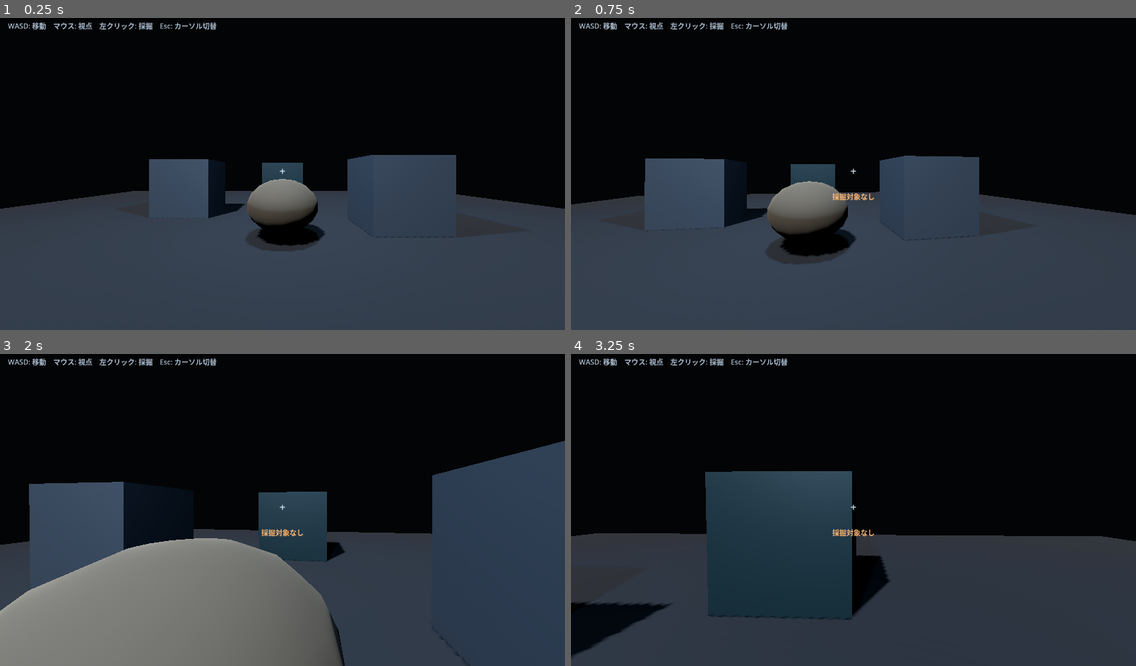
Above: before the commit, frames 1-4 (two rows, left to right).
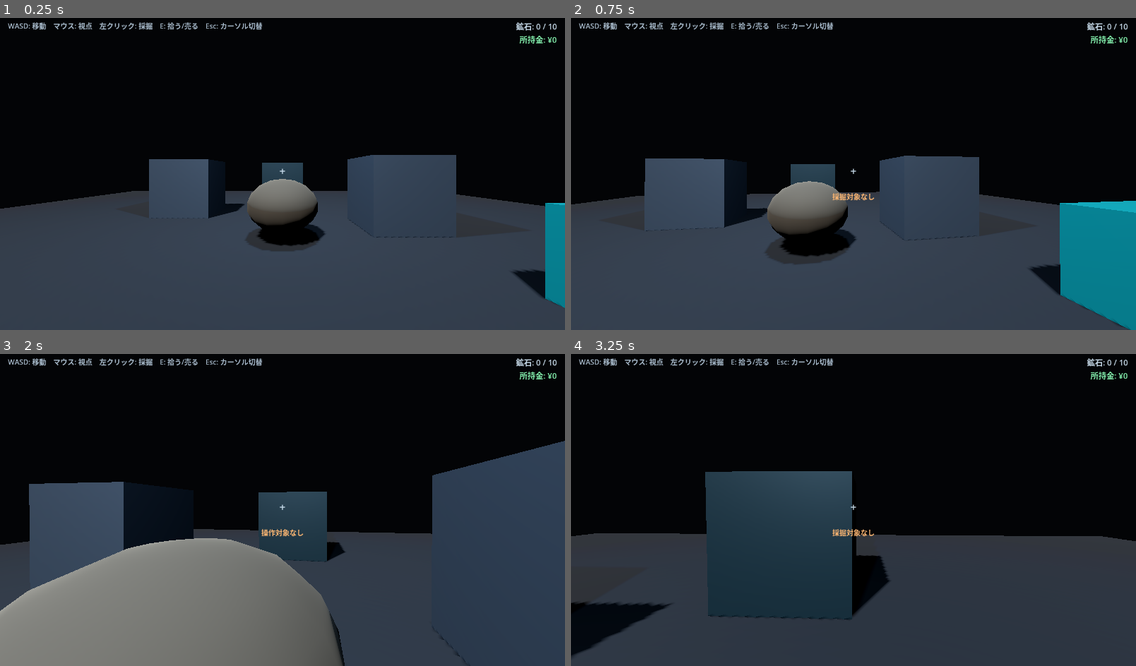
Above: after the commit, the same moments.

Repository: EliteMay/deep-factory
Game: Godot game, scene res://scenes/main/main.tscn
The game is run twice, just before and just after one commit, with the same random seed, the same clock (stepped at 60 frames per second) and the same inputs.
Inputs (mouse positions are in pixels of both pictures, inside the frame that each line leads up to):
- Up to frame 1 (0.25 s): no input
- Up to frame 2 (0.75 s): tap Enter at 0.5 s; move the mouse to (881, 170) at 0.52 s; hold W (move_forward) from 0.53 s (still down); hold E (interact, bound only after the commit) from 0.53 s (still down); click (881, 170) at 0.67 s
- Up to frame 3 (2 s): keep holding W (move_forward); move the mouse to (254, 510) at 1.27 s; release E (interact, bound only after the commit) at 1.28 s; click (254, 510) at 1.35 s; tap E (interact, bound only after the commit) at 1.55 s
- Up to frame 4 (3.25 s): keep holding W (move_forward); tap Space at 2 s; move the mouse to (864, 500) at 2.02 s; hold E (interact, bound only after the commit) 2.03-2.78 s; click (864, 500) at 2.17 s; move the mouse to (847, 513) at 2.77 s; tap E (interact, bound only after the commit) at 2.85 s; click (847, 513) at 2.92 s

The runs differ from the first frame. In frame 1, 1.8% of the frame differs, in the area x 29-100%, y 1-93%; in frame 2, 5.5%, in the area x 29-100%, y 1-100%; in frame 3, 0.4%; in frame 4, 0.4%.

Commit message:
feat: add Phase 3 inventory and selling loop
* feat: add sell_station.gd for selling loop

* feat: add sell_station.tscn for selling loop

* feat: make dropped ore collectible

* feat: bind E interaction action

* feat: add inventory pickup interaction and selling state

* feat: show inventory money and shared interaction feedback

* feat: add sell station and inventory money HUD

* docs: complete Phase 2 and define Phase 3 playtest gate

* docs: update progress for inventory and selling prototype

* fix: correct sell station scene load step count

* docs: keep verification evidence outside task steps

Diff:
--- a/scenes/main/main.tscn
+++ b/scenes/main/main.tscn
@@ -1,8 +1,9 @@
-[gd_scene load_steps=12 format=3]
+[gd_scene load_steps=13 format=3]
 
 [ext_resource type="PackedScene" path="res://scenes/player/player.tscn" id="1_player"]
 [ext_resource type="Script" path="res://scripts/main/main_controller.gd" id="2_main"]
 [ext_resource type="PackedScene" path="res://scenes/resources/mineable_rock.tscn" id="3_rock"]
+[ext_resource type="PackedScene" path="res://scenes/world/sell_station.tscn" id="4_sell"]
 
 [sub_resource type="Environment" id="Environment_main"]
 background_mode = 1
@@ -94,6 +95,9 @@
 [node name="MiningRock" parent="." instance=ExtResource("3_rock")]
 position = Vector3(0, 0, 0)
 
+[node name="SellStation" parent="." instance=ExtResource("4_sell")]
+position = Vector3(4.2, 0, 3.0)
+
 [node name="Player" parent="." instance=ExtResource("1_player")]
 position = Vector3(0, 0.05, 5)
 
@@ -115,7 +119,7 @@
 horizontal_alignment = 1
 vertical_alignment = 1
 
-[node name="MiningFeedback" type="Label" parent="HUD"]
+[node name="Feedback" type="Label" parent="HUD"]
 visible = false
 anchors_preset = 8
 anchor_left = 0.5
@@ -131,11 +135,37 @@
 horizontal_alignment = 1
 vertical_alignment = 1
 
+[node name="Inventory" type="Label" parent="HUD"]
+anchors_preset = 1
+anchor_left = 1.0
+anchor_right = 1.0
+offset_left = -250.0
+offset_top = 18.0
+offset_right = -18.0
+offset_bottom = 46.0
+theme_override_colors/font_color = Color(0.82, 0.9, 0.96, 0.95)
+theme_override_font_sizes/font_size = 18
+text = "鉱石: 0 / 10"
+horizontal_alignment = 2
+
+[node name="Money" type="Label" parent="HUD"]
+anchors_preset = 1
+anchor_left = 1.0
+anchor_right = 1.0
+offset_left = -250.0
+offset_top = 48.0
+offset_right = -18.0
+offset_bottom = 76.0
+theme_override_colors/font_color = Color(0.55, 1, 0.72, 0.95)
+theme_override_font_sizes/font_size = 18
+text = "所持金: ¥0"
+horizontal_alignment = 2
+
 [node name="Controls" type="Label" parent="HUD"]
 offset_left = 18.0
 offset_top = 18.0
-offset_right = 560.0
+offset_right = 700.0
 offset_bottom = 54.0
 theme_override_colors/font_color = Color(0.72, 0.8, 0.87, 0.92)
 theme_override_font_sizes/font_size = 16
-text = "WASD: 移動　マウス: 視点　左クリック: 採掘　Esc: カーソル切替"
+text = "WASD: 移動　マウス: 視点　左クリック: 採掘　E: 拾う/売る　Esc: カーソル切替"
--- /dev/null
+++ b/scenes/world/sell_station.tscn
@@ -0,0 +1,35 @@
+[gd_scene load_steps=5 format=3]
+
+[ext_resource type="Script" path="res://scripts/world/sell_station.gd" id="1_sell"]
+
+[sub_resource type="StandardMaterial3D" id="Material_sell"]
+albedo_color = Color(0.08, 0.42, 0.44, 1)
+emission_enabled = true
+emission = Color(0.02, 0.16, 0.17, 1)
+metallic = 0.25
+roughness = 0.42
+
+[sub_resource type="BoxMesh" id="BoxMesh_sell"]
+material = SubResource("Material_sell")
+size = Vector3(1.8, 1.2, 1.2)
+
+[sub_resource type="BoxShape3D" id="BoxShape_sell"]
+size = Vector3(1.8, 1.2, 1.2)
+
+[node name="SellStation" type="StaticBody3D"]
+script = ExtResource("1_sell")
+
+[node name="MeshInstance3D" type="MeshInstance3D" parent="."]
+position = Vector3(0, 0.6, 0)
+mesh = SubResource("BoxMesh_sell")
+
+[node name="CollisionShape3D" type="CollisionShape3D" parent="."]
+position = Vector3(0, 0.6, 0)
+shape = SubResource("BoxShape_sell")
+
+[node name="Label3D" type="Label3D" parent="."]
+position = Vector3(0, 1.45, 0)
+text = "SELL"
+font_size = 48
+outline_size = 8
+billboard = 1
--- a/scripts/main/main_controller.gd
+++ b/scripts/main/main_controller.gd
@@ -1,30 +1,48 @@
 extends Node3D
 
 @onready var player: CharacterBody3D = $Player
-@onready var mining_feedback: Label = $HUD/MiningFeedback
+@onready var feedback: Label = $HUD/Feedback
+@onready var inventory_label: Label = $HUD/Inventory
+@onready var money_label: Label = $HUD/Money
 
 var _feedback_token: int = 0
 
 
 func _ready() -> void:
 	if player.has_signal("mining_feedback"):
-		player.connect("mining_feedback", Callable(self, "_on_mining_feedback"))
+		player.connect("mining_feedback", Callable(self, "_on_feedback"))
+	if player.has_signal("interaction_feedback"):
+		player.connect("interaction_feedback", Callable(self, "_on_feedback"))
+	if player.has_signal("inventory_changed"):
+		player.connect("inventory_changed", Callable(self, "_on_inventory_changed"))
 
-	mining_feedback.visible = false
+	feedback.visible = false
+
+	if player.has_method("inventory_count"):
+		_on_inventory_changed(
+			int(player.call("inventory_count")),
+			int(player.get("inventory_capacity")),
+			int(player.get("money"))
+		)
 
 
-func _on_mining_feedback(message: String, success: bool) -> void:
+func _on_feedback(message: String, success: bool) -> void:
 	_feedback_token += 1
 	var token := _feedback_token
 
-	mining_feedback.text = message
-	mining_feedback.modulate = (
+	feedback.text = message
+	feedback.modulate = (
 		Color(0.55, 1.0, 0.72, 1.0)
 		if success
 		else Color(1.0, 0.72, 0.45, 1.0)
 	)
-	mining_feedback.visible = true
+	feedback.visible = true
 
 	await get_tree().create_timer(1.2).timeout
 	if token == _feedback_token:
-		mining_feedback.visible = false
+		feedback.visible = false
+
+
+func _on_inventory_changed(current_count: int, capacity: int, money: int) -> void:
+	inventory_label.text = "鉱石: %d / %d" % [current_count, capacity]
+	money_label.text = "所持金: ¥%d" % money
--- a/scripts/player/player_controller.gd
+++ b/scripts/player/player_controller.gd
@@ -1,6 +1,8 @@
 extends CharacterBody3D
 
 signal mining_feedback(message: String, success: bool)
+signal interaction_feedback(message: String, success: bool)
+signal inventory_changed(current_count: int, capacity: int, money: int)
 
 @export_category("Movement")
 @export var move_speed: float = 5.0
@@ -15,15 +17,23 @@
 @export var mining_damage: float = 1.0
 @export_range(0.05, 2.0, 0.05) var mining_cooldown: float = 0.45
 
+@export_category("Inventory")
+@export_range(1, 999, 1) var inventory_capacity: int = 10
+
 @onready var camera_pivot: Node3D = $CameraPivot
 @onready var interaction_ray: RayCast3D = $CameraPivot/Camera3D/InteractionRay
 
 var gravity: float = ProjectSettings.get_setting("physics/3d/default_gravity")
 var mining_cooldown_remaining: float = 0.0
+var ore_counts: Dictionary = {}
+var ore_values: Dictionary = {}
+var ore_names: Dictionary = {}
+var money: int = 0
 
 
 func _ready() -> void:
 	Input.mouse_mode = Input.MOUSE_MODE_CAPTURED
+	_emit_inventory_changed()
 
 
 func _unhandled_input(event: InputEvent) -> void:
@@ -39,6 +49,11 @@
 		and Input.mouse_mode != Input.MOUSE_MODE_CAPTURED
 	):
 		Input.mouse_mode = Input.MOUSE_MODE_CAPTURED
+		get_viewport().set_input_as_handled()
+		return
+
+	if event.is_action_pressed("interact") and Input.mouse_mode == Input.MOUSE_MODE_CAPTURED:
+		_try_interact()
 		get_viewport().set_input_as_handled()
 		return
 
@@ -116,6 +131,95 @@
 	)
 
 
+func _try_interact() -> void:
+	interaction_ray.force_raycast_update()
+
+	if not interaction_ray.is_colliding():
+		interaction_feedback.emit("操作対象なし", false)
+		return
+
+	var collider := interaction_ray.get_collider()
+	if collider == null or not collider.has_method("interact"):
+		interaction_feedback.emit("操作対象なし", false)
+		return
+
+	collider.call("interact", self)
+
+
+func add_ore(
+	ore_id: StringName,
+	display_name: String,
+	sell_value: int,
+	requested_amount: int
+) -> int:
+	var available := max(0, inventory_capacity - inventory_count())
+	var accepted := int(min(max(requested_amount, 0), available))
+
+	if accepted <= 0:
+		interaction_feedback.emit("バッグがいっぱい", false)
+		return 0
+
+	var current := int(ore_counts.get(ore_id, 0))
+	ore_counts[ore_id] = current + accepted
+	ore_values[ore_id] = max(0, sell_value)
+	ore_names[ore_id] = display_name
+
+	if accepted < requested_amount:
+		interaction_feedback.emit(
+			"%sを%d個拾った。バッグがいっぱい" % [display_name, accepted],
+			true
+		)
+	else:
+		interaction_feedback.emit(
+			"%sを%d個拾った" % [display_name, accepted],
+			true
+		)
+
+	_emit_inventory_changed()
+	return accepted
+
+
+func sell_all_ore() -> Dictionary:
+	var sold_count := inventory_count()
+	if sold_count <= 0:
+		interaction_feedback.emit("売る鉱石がありません", false)
+		return {
+			"sold": 0,
+			"value": 0,
+		}
+
+	var total_value := 0
+	for ore_id in ore_counts:
+		total_value += int(ore_counts[ore_id]) * int(ore_values.get(ore_id, 0))
+
+	ore_counts.clear()
+	ore_values.clear()
+	ore_names.clear()
+	money += total_value
+
+	interaction_feedback.emit(
+		"%d個売却　+¥%d" % [sold_count, total_value],
+		true
+	)
+	_emit_inventory_changed()
+
+	return {
+		"sold": sold_count,
+		"value": total_value,
+	}
+
+
+func inventory_count() -> int:
+	var total := 0
+	for value in ore_counts.values():
+		total += int(value)
+	return total
+
+
+func _emit_inventory_changed() -> void:
+	inventory_changed.emit(inventory_count(), inventory_capacity, money)
+
+
 func _toggle_cursor() -> void:
 	if Input.mouse_mode == Input.MOUSE_MODE_CAPTURED:
 		Input.mouse_mode = Input.MOUSE_MODE_VISIBLE
--- a/scripts/resources/ore_drop.gd
+++ b/scripts/resources/ore_drop.gd
@@ -3,3 +3,26 @@
 @export var ore_id: StringName = &"iron_ore"
 @export var display_name: String = "鉄鉱石"
 @export_range(1, 999, 1) var amount: int = 1
+@export_range(0, 999999, 1) var sell_value: int = 5
+
+
+func interact(player: Node) -> void:
+	if amount <= 0 or player == null or not player.has_method("add_ore"):
+		return
+
+	var accepted := int(
+		player.call(
+			"add_ore",
+			ore_id,
+			display_name,
+			sell_value,
+			amount
+		)
+	)
+
+	if accepted <= 0:
+		return
+
+	amount -= accepted
+	if amount <= 0:
+		queue_free()
--- a/scripts/systems/input_setup.gd
+++ b/scripts/systems/input_setup.gd
@@ -5,6 +5,7 @@
 	"move_backward": KEY_S,
 	"move_left": KEY_A,
 	"move_right": KEY_D,
+	"interact": KEY_E,
 	"toggle_cursor": KEY_ESCAPE,
 }
 
--- /dev/null
+++ b/scripts/world/sell_station.gd
@@ -0,0 +1,8 @@
+extends StaticBody3D
+
+
+func interact(player: Node) -> void:
+	if player == null or not player.has_method("sell_all_ore"):
+		return
+
+	player.call("sell_all_ore")
Not shown, changed: README.md
Not shown, changed: docs/ROADMAP.md
